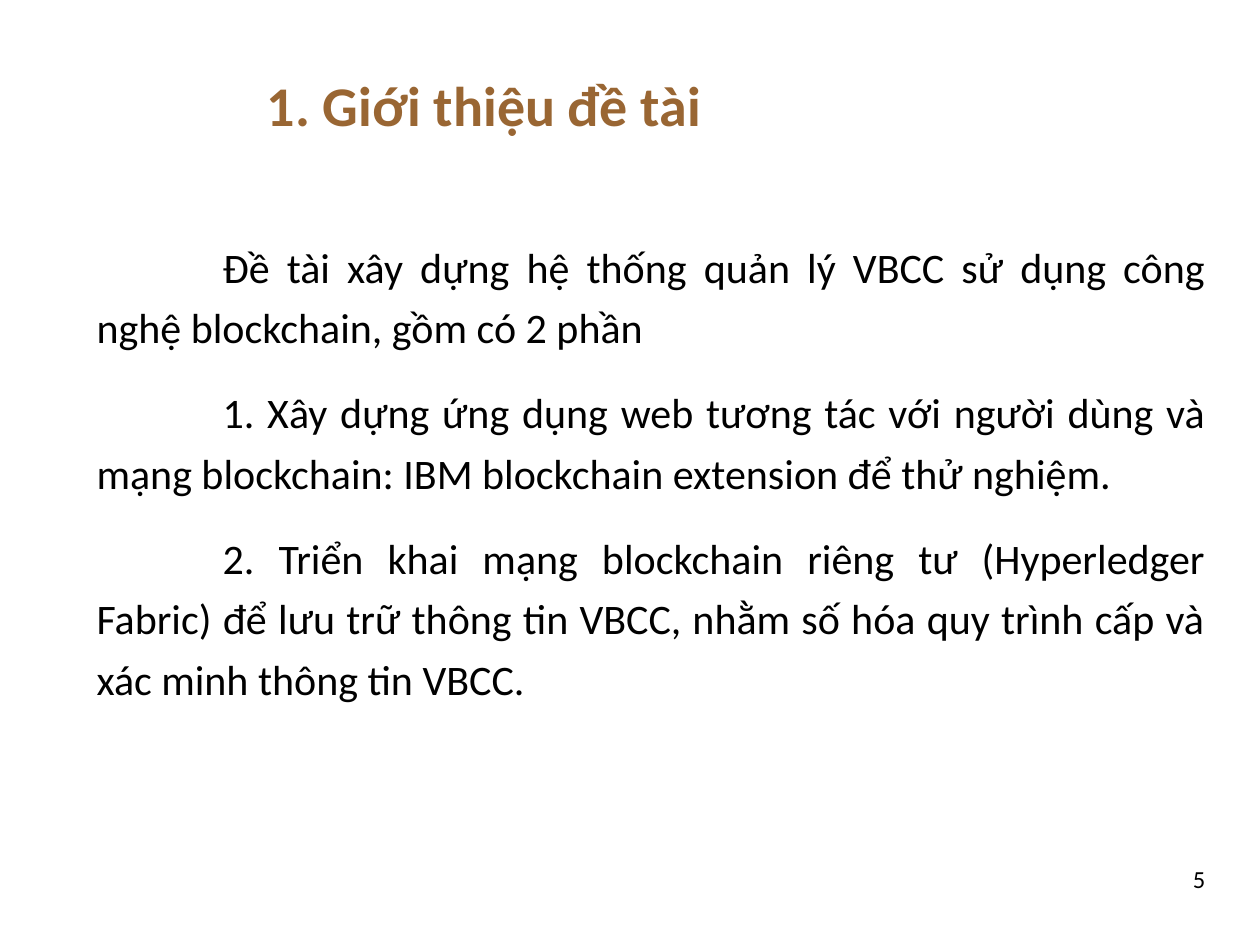
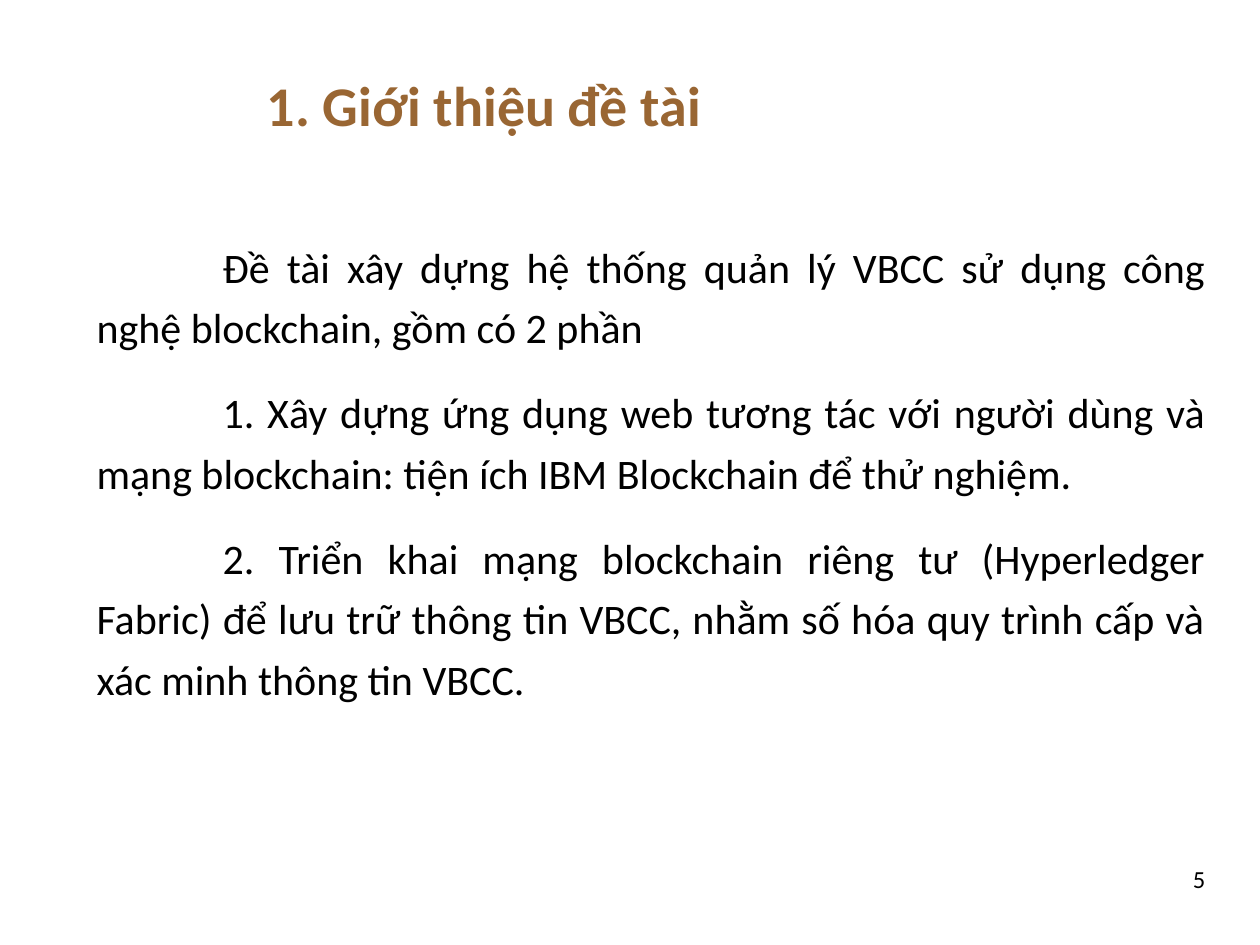
Before and after one commit to dtdungm/blockchain-vbcc, a slide deck: slide 5 of luan_van.pptx. Drawn at 1260x945 pixels with LibreOffice and Linux fonts; fonts in the diff are those of the drawing; background and template pictures are left out. Boxes give left, top, right and bottom in pixels: in the first picture for what was removed or moved away, otherwise in the second. Text is boxed around its words. In the diff, an @@ line names an element or a change of style, - is before the commit and + after.

```diff
--- a/luan_van.pptx
+++ b/luan_van.pptx
@@ text at [97,398,1204,497]: text changed @@
-1. Xây dựng ứng dụng web tương tác với người dùng và mạng blockchain: IBM blockchain extension để thử nghiệm.
+1. Xây dựng ứng dụng web tương tác với người dùng và mạng blockchain: tiện ích IBM Blockchain để thử nghiệm.
```
Also in this commit, not shown: 4 other slides changed, 1 other file.
